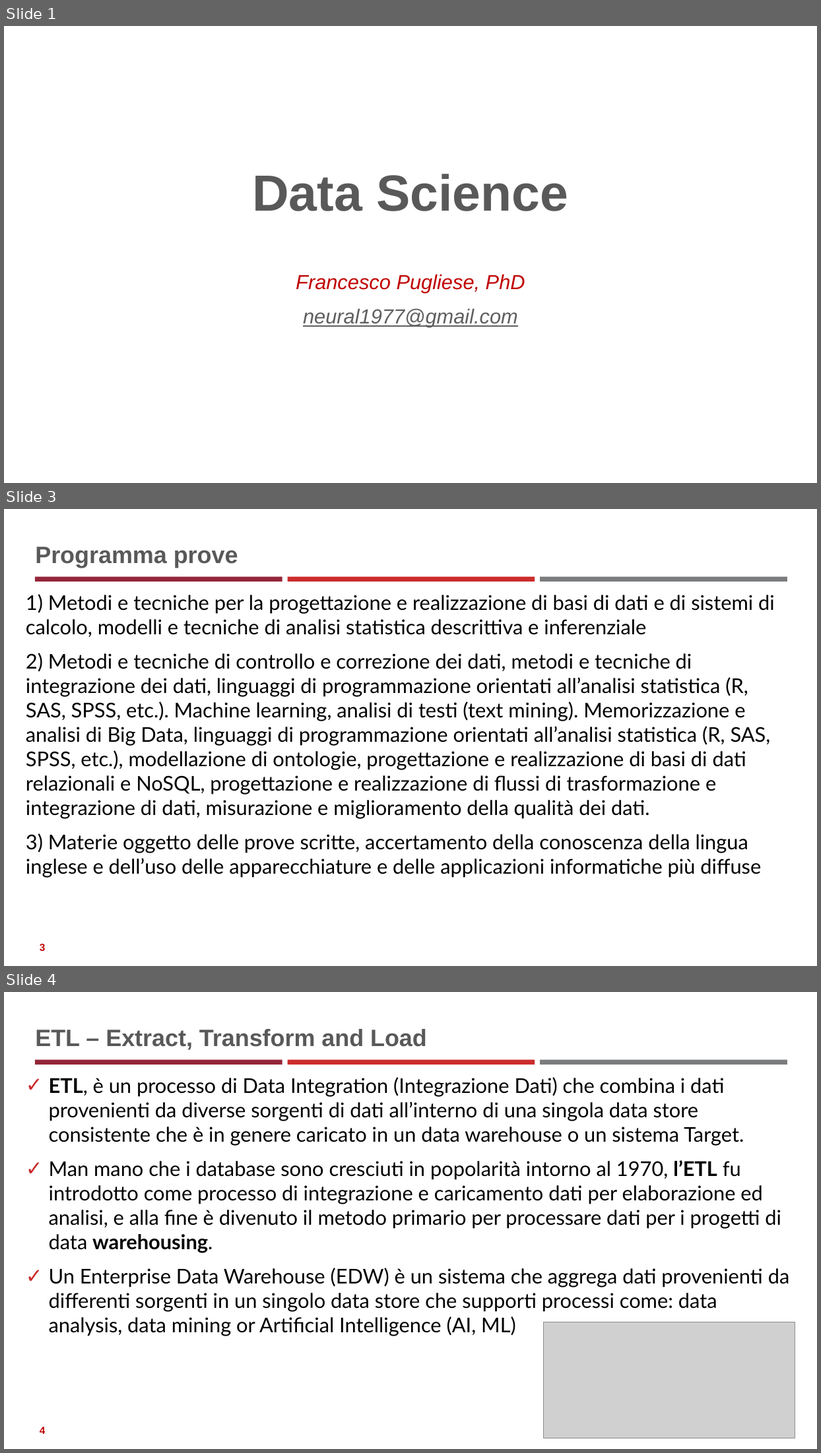
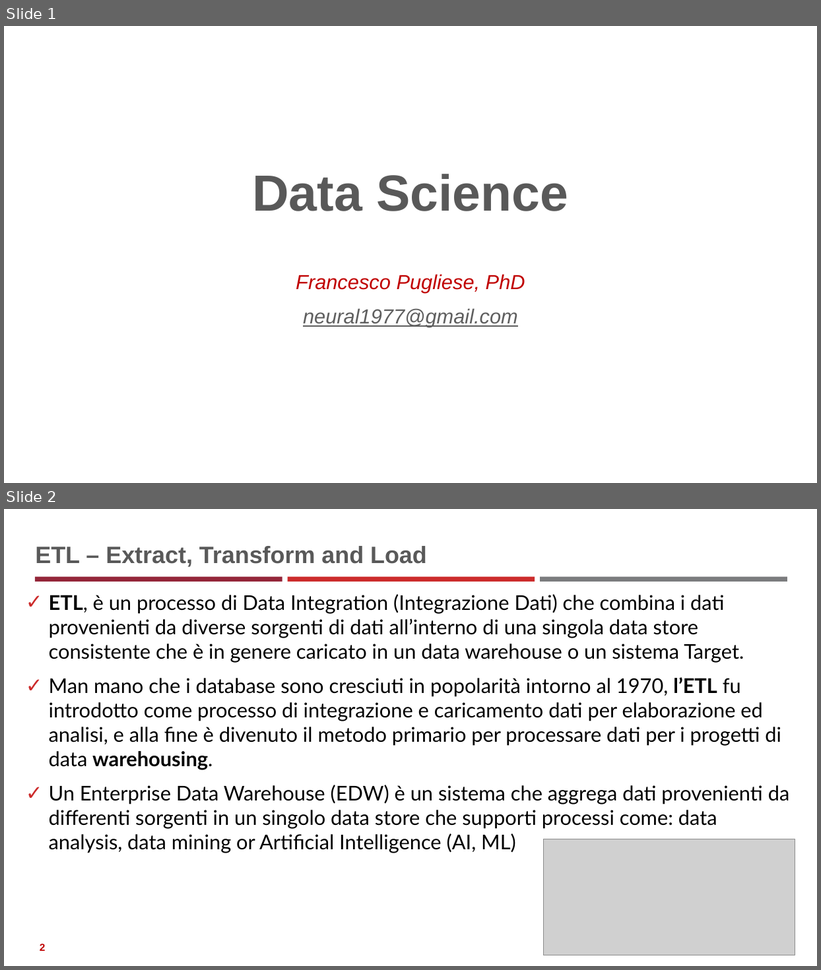
Before and after one commit to neural1977/data_science_interview_material, a slide deck: Data_Science_ita.pptx. Shown one above the other, each under a label of ours: slides 1, 3 and 4 before the commit, slides 1 and 2 after it; the slides between them are not shown. The pictures are 821x1453 and 821x970 pixels, drawn with LibreOffice and Linux fonts; fonts in the diff are those of the drawing; grey boxes stand for pictures. Boxes give left, top, right and bottom in pixels: in the first picture for what was removed or moved away, otherwise in the second. Text is boxed around its words. In the diff, an @@ line names an element or a change of style, - is before the commit and + after.

```diff
--- a/Data_Science_ita.pptx
+++ b/Data_Science_ita.pptx
@@ slide 3 removed at (4,509,817,966), background #FFFFFF; not listed: 3 template elements that a slide beside it also shows @@
@@ title removed at (35,547,238,568) @@
-Programma prove
@@ text removed at (26,594,775,878) @@
-1) Metodi e tecniche per la progettazione e realizzazione di basi di dati e di sistemi di calcolo, modelli e tecniche di analisi statistica descrittiva e inferenziale
-2) Metodi e tecniche di controllo e correzione dei dati, metodi e tecniche di integrazione dei dati, linguaggi di programmazione orientati all’analisi statistica (R, SAS, SPSS, etc.). Machine learning, analisi di testi (text mining). Memorizzazione e analisi di Big Data, linguaggi di programmazione orientati all’analisi statistica (R, SAS, SPSS, etc.), modellazione di ontologie, progettazione e realizzazione di basi di dati relazionali e NoSQL, progettazione e realizzazione di flussi di trasformazione e integrazione di dati, misurazione e miglioramento della qualità dei dati.
-3) Materie oggetto delle prove scritte, accertamento della conoscenza della lingua inglese e dell’uso delle apparecchiature e delle applicazioni informatiche più diffuse
@@ page number removed at (40,944,46,951) @@
-3
@@ what was slide 4 is now slide 2 @@
@@ page number at (40,944,46,951): text changed @@
-4
+2
```
Also in this commit, not shown: 2 slides changed, 5 slides added, 1 other slide removed, 5 other files.
